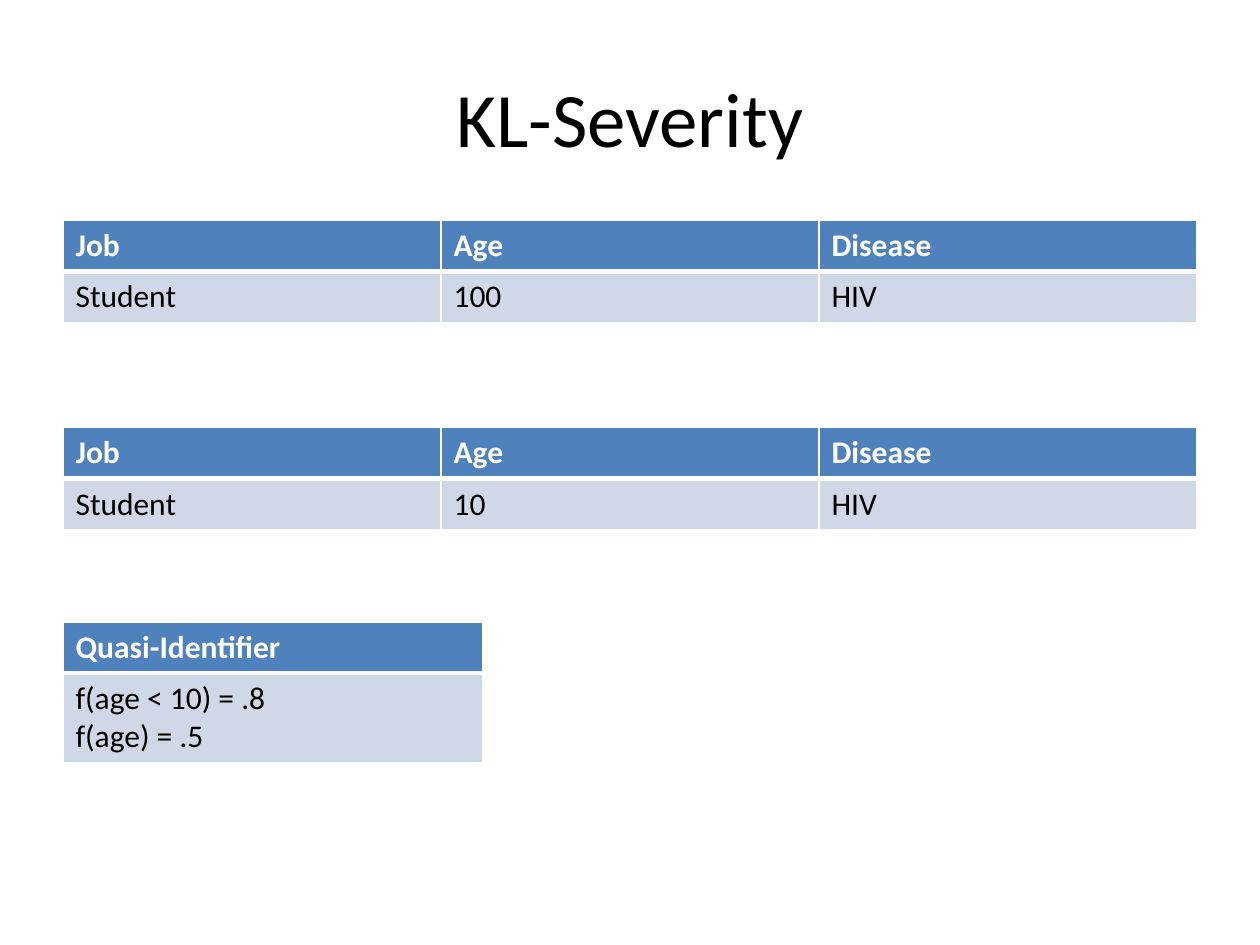
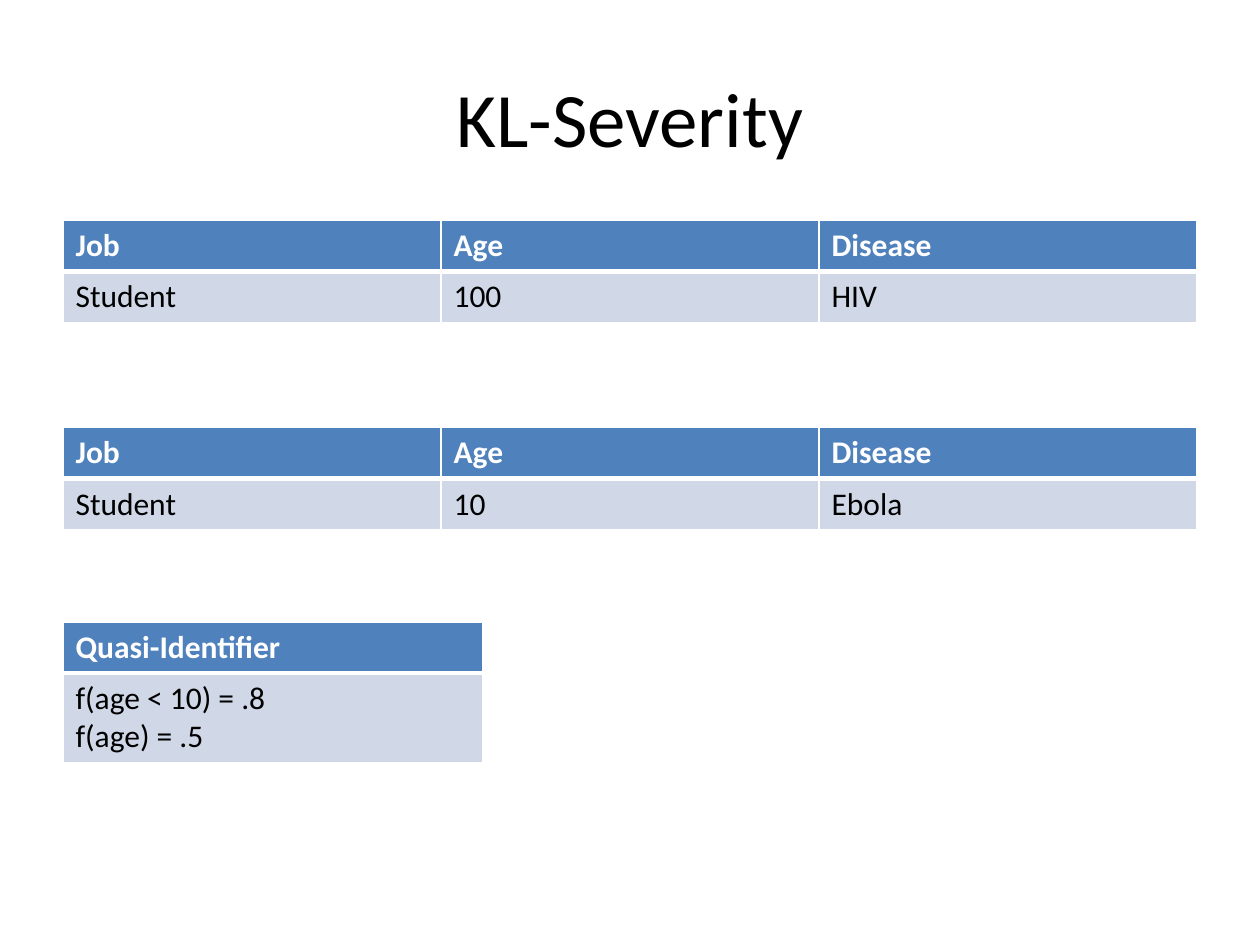
Before and after one commit to jayvelasco1990/big-data, a slide deck: slide 31 of Final Project/draft_presentation.pptx (slide 33 before the commit). Drawn at 1260x945 pixels with LibreOffice and Linux fonts; fonts in the diff are those of the drawing. Boxes give left, top, right and bottom in pixels: in the first picture for what was removed or moved away, otherwise in the second. Text is boxed around its words. In the diff, an @@ line names an element or a change of style, - is before the commit and + after.

```diff
--- a/Final Project/draft_presentation.pptx
+++ b/Final Project/draft_presentation.pptx
@@ table at box(63, 427, 1197, 529) @@
-row 2, column 3: HIV
+row 2, column 3: Ebola
```
Also in this commit, not shown: 19 other slides changed, 7 slides added, 5 slides removed.
